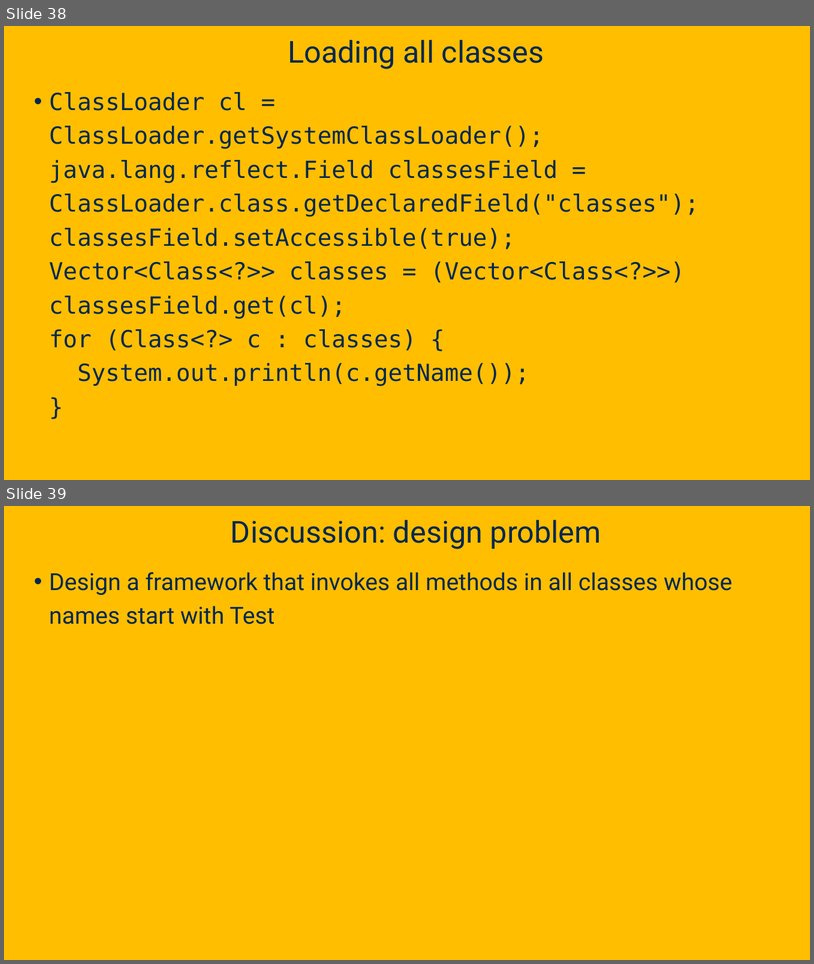
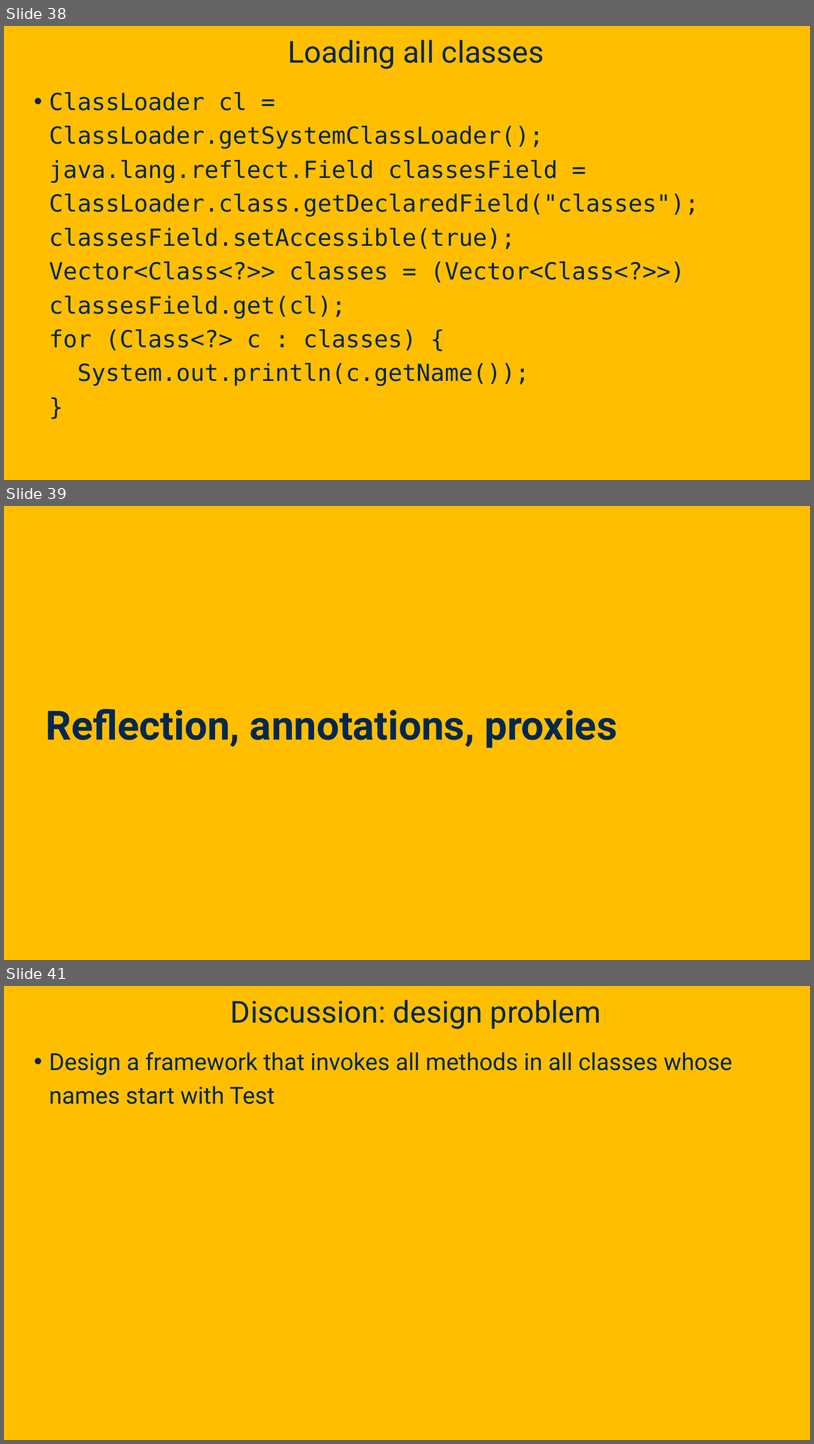
Before and after one commit to davsec-teaching/ecs160-f25, a slide deck: slides/5_annotations_and_reflection.pptx. Shown one above the other, each under a label of ours: slides 38 and 39 before the commit, slides 38, 39 and 41 after it; the slides between them are not shown. The pictures are 814x964 and 814x1444 pixels, drawn with LibreOffice and Linux fonts; fonts in the diff are those of the drawing; background and template pictures are left out. Boxes give left, top, right and bottom in pixels: in the first picture for what was removed or moved away, otherwise in the second. Text is boxed around its words. In the diff, an @@ line names an element or a change of style, - is before the commit and + after.

```diff
--- a/slides/5_annotations_and_reflection.pptx
+++ b/slides/5_annotations_and_reflection.pptx
@@ slide 39 added at [4,506,810,960], background picture (left out) @@
@@ text added at [45,709,618,748], 48 pt, text #022850, bold @@
+Reflection, annotations, proxies
@@ what was slide 39 is now slide 41 @@
```
Also in this commit, not shown: 1 slide changed, 6 other slides added, 1 slide removed.
